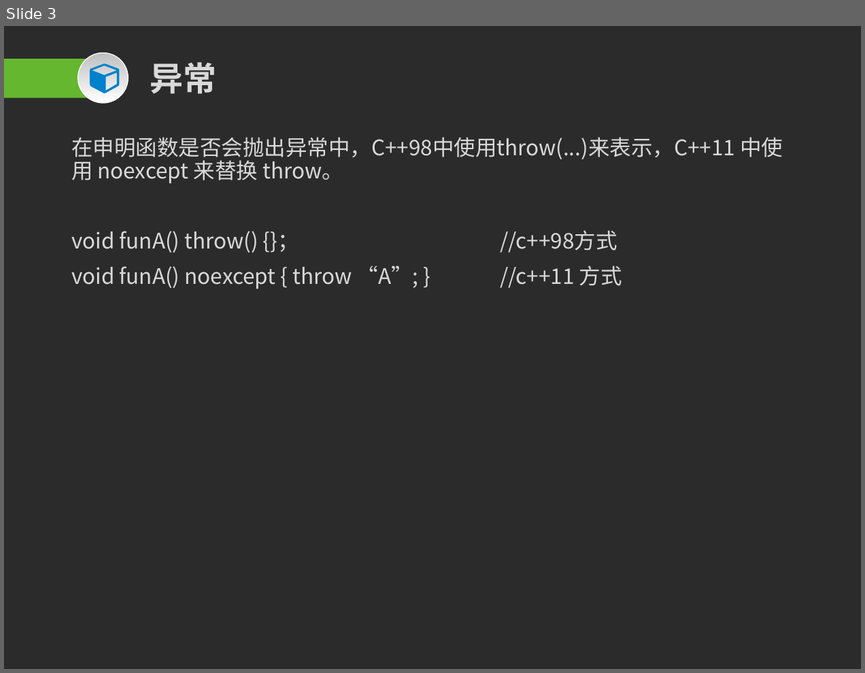
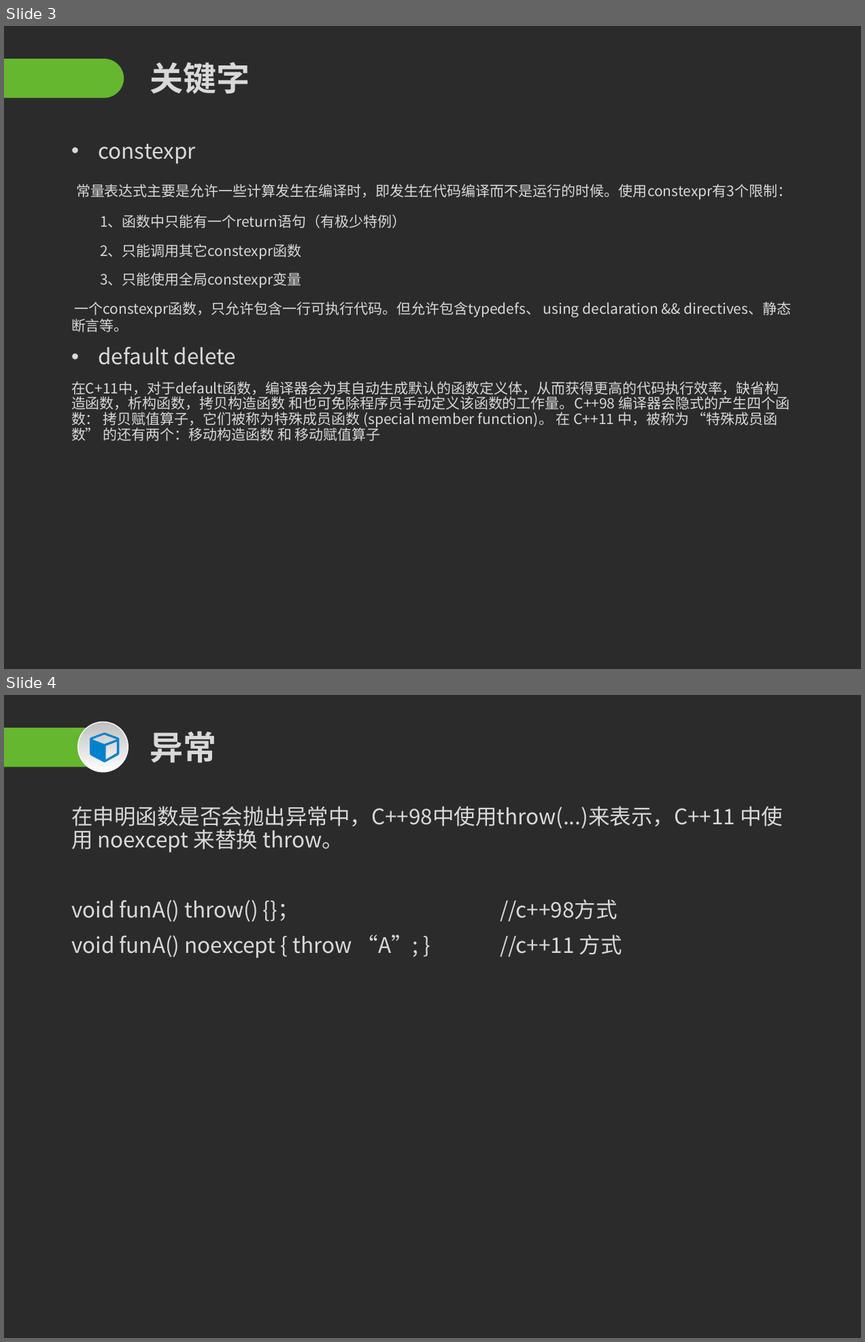
Before and after one commit to Mr-WangJin/cpp11, a slide deck: c++11.pptx. Shown one above the other, each under a label of ours: slide 3 before the commit, slides 3 and 4 after it. The pictures are 865x673 and 865x1342 pixels, drawn with LibreOffice and Linux fonts; fonts in the diff are those of the drawing; background and template pictures are left out; a plain dark background stands for a picture behind light text. Boxes give left, top, right and bottom in pixels: in the first picture for what was removed or moved away, otherwise in the second. Text is boxed around its words. In the diff, an @@ line names an element or a change of style, - is before the commit and + after.

```diff
--- a/c++11.pptx
+++ b/c++11.pptx
@@ slide 3 added at (4, 26, 861, 669), background picture (left out); not listed: 1 template element that a slide beside it also shows @@
@@ title added at (150, 62, 250, 94), 28 pt, text #D9D9D9, bold @@
+关键字
@@ text added at (71, 144, 791, 441), 12 pt, text #D9D9D9 @@
+• constexpr
+常量表达式主要是允许一些计算发生在编译时，即发生在代码编译而不是运行的时候。使用constexpr有3个限制：
+1、函数中只能有一个return语句（有极少特例）
+2、只能调用其它constexpr函数
+3、只能使用全局constexpr变量
+一个constexpr函数，只允许包含一行可执行代码。但允许包含typedefs、 using declaration && directives、静态断言等。
+• default delete
+在C+11中，对于default函数，编译器会为其自动生成默认的函数定义体，从而获得更高的代码执行效率，缺省构造函数，析构函数，拷贝构造函数 和也可免除程序员手动定义该函数的工作量。C++98 编译器会隐式的产生四个函数： 拷贝赋值算子，它们被称为特殊成员函数 (special member function)。 在 C++11 中，被称为 “特殊成员函数” 的还有两个：移动构造函数 和 移动赋值算子
@@ what was slide 3 is now slide 4 @@
```
Also in this commit, not shown: 5 slides changed, 1 other slide added, 5 other files.
